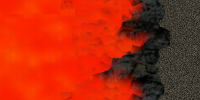
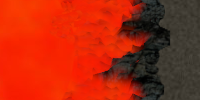
Revision of a layered 200x100 image; what changed, layer by layer:
painted on "Pasted Layer" over <box>0,0,93,100</box>
painted on "New Layer" over <box>0,0,200,100</box>
